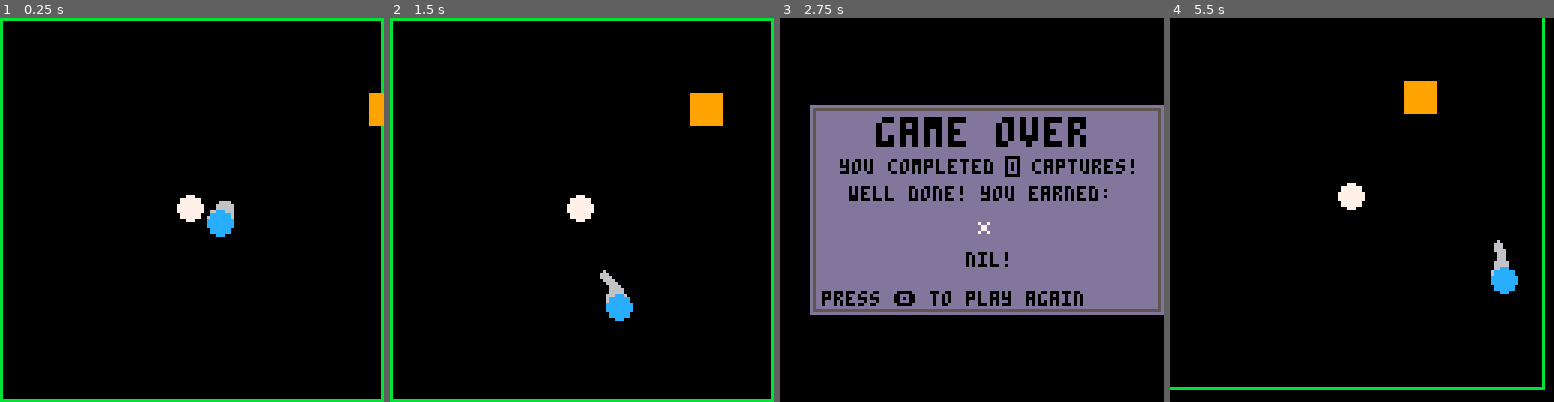
Above: before the commit, frames 1-4 (left to right).
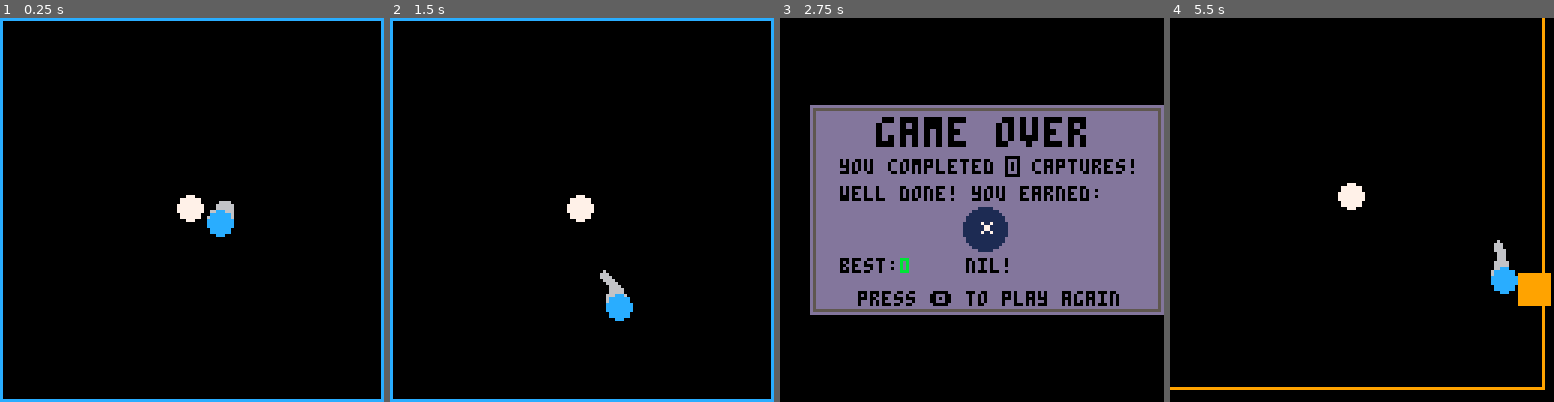
Above: after the commit, the same moments.

Repository: brettski/pico-8
Game: PICO-8 cartridge pivotpico.p8
Two runs of this game, one before a commit and one after it. Both use one fixed random seed, a clock stepped at 60 frames per second and the inputs below.
Inputs:
- Up to frame 1 (0.25 s): no input
- Up to frame 2 (1.5 s): tap X (X key) at 0.33, 1.07 s; tap O (Z key) at 0.7 s
- Up to frame 3 (2.75 s): tap O (Z key) at 1.7, 2.1, 2.5 s; tap X (X key) at 1.85 s
- Up to frame 4 (5.5 s): tap O (Z key) every 0.4 s from 2.9 to 5.3 s; tap X (X key) at 2.97, 4.08, 5.2 s

The runs differ from the first frame. In frame 1, 3.4% of the frame differs, in the area x 0-100%, y 0-100%; in frame 2, 3.8%; in frame 3, 4.3%, in the area x 10-89%, y 43-75%; in frame 4, 2.9%.

Commit message:
update gameplay: borader color follow enemy muliple enemy ready add high score for session re-order win icons adjust point dot field, again cap player speed at level 50 cleaner start

Diff:
--- a/pivotpico.p8
+++ b/pivotpico.p8
@@ -26,7 +26,10 @@
 		print(stat(2),28,121,2)
 		print(#enemy,54,121,3)
 	 print(p.rs,4,2,7)
-		pset(63,63,8)
+	 if #enemy > 0 then
+		 print(enemy[1].mov,60,121,7)
+		end
+		print("t:"..t,74,121,7)
 	 color()
 	end
 end
@@ -39,20 +42,23 @@
  p={} --player
  pdot={} --point dot
  enemy={}
+ enemyspd=0.5
  score=0
  scypos=58
  scxpos={60,57,53}
- boardercd=11 --color default
- borderc=11 --border color
+ boarderc=11 --border color
  shake=0
+ hscore=0
 end
 
 function start_game()
+ t=0
  score=0
  shake=0
  init_player()
  init_pdot()
  init_enemy()
+ boarderc=p.c
 
  _upd=function()
   if(btnp(❎)) p.switchdir()
@@ -70,8 +76,7 @@
    print("\^w\^t"..score,scxpos[spidx],scypos,6)
   end
   p:draw()
-  rect(0,0,127,127,borderc) --border
-  borderc=boardercd
+  rect(0,0,127,127,boarderc) --border
   pdot:draw()
   for en in all(enemy) do
   	en:draw()
@@ -102,18 +107,22 @@
 end
 
 function drw_go_dialog()
+	hscore=max(score,hscore)
  rectfill(5,31,122,100,13)
  rect(6,32,121,99,5)
  print("\^w\^t\^bgame over",27,35,0)
  ?"you completed \^i"..score.."\^-i captures!",15,49,0
- print("well done! you earned:",18,58,0)
+ print("well done! you earned:",15,58,0)
+ print("best:",15,82)
+ print(hscore,35,82,11)
  local i = score\10 + 1
  i = min(15,i)
+ circfill(63,72,7,1)
  local wi=winicon[i]
- spr(wi.i,59,68)
+ spr(wi.i,60,68)
  local x = (113\2+9) - (#wi.t*4\2)
- print(wi.t,x,80)
- print("press 🅾️ to play again",9,93)
+ print(wi.t,x,82,0)
+ print("press 🅾️ to play again",21,93)
 end
 
 function game_over()
@@ -124,13 +133,13 @@
 
 winicon={
  {i=0,t="nil!"},
+ {i=61,t="1 blueberry"},
+ {i=48,t="green grapes"},
+ {i=52,t="strawberry ?"},
+ {i=49,t="red grapes"},
  {i=56,t="carrots"},
- {i=48,t="green grapes"},
- {i=49,t="red grapes"},
- {i=61,t="1 blueberry"},
  {i=50,t="yummy apple"},
  {i=51,t="freaky kiwi"},
- {i=52,t="strawberry ?"},
  {i=53,t="watermelon slice"},
  {i=54,t="whole watermelon!"},
  {i=55,t="pretty sunflower"},
@@ -251,8 +260,8 @@
  }
 
 	function pdot:new()
-	 self.x=15+self.r+rnd(103-self.r)
-	 self.y=15+self.r+rnd(103-self.r)
+	 self.x=15+self.r+rnd(99-self.r)
+	 self.y=15+self.r+rnd(99-self.r)
 	end
 	--pdot:new()
 
@@ -269,7 +278,9 @@
 	 if pdot:plrhit() then
 	  score+=1
 	  pdot:new()
-	  if(score%10==0)p.rs+=0.5
+	  if score%10==0 and score<60 then
+	   p.rs+=0.5
+	  end
 	 end
 	end
 
@@ -285,14 +296,19 @@
 	--_x path
 	--_lr direction
 	--_t type
+	local et = enemy_types[_t]
 	local e={
-	 y=_y,
-	 x=trny(_lr=="l",128,-8),
-	 mov=trny(_lr=="l",-0.3,0.3),
-	 w=10,
-	 h=10,
-	 c=9
+		c=et.c,
+		w=et.w,
+		h=et.h,
+		draw=et.draw,
+		y=_y,
+		lr=_lr,
 	}
+
+	e.x=trny(_lr=="l",147,-20-e.w)
+	e.mov=trny(_lr=="l"
+	  ,-1*enemyspd,enemyspd)
 
 	function e:upd()
 	 self.x+=self.mov
@@ -301,31 +317,68 @@
 	 end
 	end
 
-	function e:draw()
-	 rectfill(self.x,
-	 	self.y,
-	 	self.x+self.w,
-	 	self.y+self.h,
-	 	self.c)
-	end
-
 	add(enemy,e)
 end
 
 function init_enemy()
  enemy={}
- add_enemy(25,"l",2)
- --add_enemy(88,"l",2)
+ --add_enemy(25,"l",1)
+ t=300
 end
 
 function spawn_enemy()
  if t%400==0 then
+  local _t=1
+  if (score>10) _t=2
+  if (score>20) _t=rnd({1,2})
   add_enemy(
   	12+rnd(101),
   	rnd({"l","r"}),
-  	2)
- end
-end
+  	_t)
+ end
+end
+
+function ecome(_e)
+ if _e.lr=="l"
+  and _e.x > 100 then
+   boarderc=_e.c
+ elseif _e.lr=="r"
+  and _e.x < 28 then
+   boarderc=_e.c
+ end
+
+end
+
+enemy_types = {
+ {
+ 	n="square",
+ 	c=9,
+ 	w=10,
+ 	h=10,
+ 	draw=function(self)
+ 	 ecome(self)
+		 rectfill(self.x,
+		 	self.y,
+		 	self.x+self.w,
+		 	self.y+self.h,
+		 	self.c)
+ 	end,
+ },
+ {
+ 	n="rect",
+ 	c=3,
+ 	w=16,
+ 	h=10,
+ 	draw=function(self)
+ 	 ecome(self)
+		 rectfill(self.x,
+		 	self.y,
+		 	self.x+self.w,
+		 	self.y+self.h,
+		 	self.c)
+ 	end,
+ }
+}
 -->8
 --utils
 
@@ -404,11 +457,11 @@
 00000000000000000000000000000000000000000000000000000000000000000000000000000000000000000000000000000000000000000000000000000000
 00000000000000000000000000000000000000000000000000000000000000000000000000000000000000000000000000000000000000000000000000000000
 00000000000000000000000000000000000000000000000000000000000000000000000000000000000000000000000000000000000000000000000000000000
-0000400000004000000040000333333008b8b800000000000aaaaaa009a9a9003bb0b030081111000119110000aaa00600cc00000d1d10000000000000000000
-03b343b002124210000400003bb1b1b328b8888000000000a888882a9d1d1d900b0003000188880000ccc0000afffa060cccc000d100d0000000000000000000
-033143300225422008e4ee003b1777132b888b803e8188e3a2eeee8aa1d1d1a09ba043a00f3f3f000f0f0f000f1f1f069c1cc00d1d1d1d000000000000000000
-13b13b1b5215215128eee6e03bb1b1b3222222b03a881ea3a888288a9d1d1d90999049a000fff00000fff000088888060cccddddd1d1d1000000000000000000
-111133132155225228ee67e04333333928b8b8803aeeeea3baaaaaa309a9a900999049900f4f5f00011d11003388833f0cccdddd1d1d1d000000000000000000
-113b11111521555528eeeee044499aa9b8b8b8b003aaaa30b3bb33b3333b3bb0449049900f545f0001171100f3b8b30400ccccc001d1d0000000000000000000
-313313b1252252152288888004499999b888888000333300b3bb33b3bb3b3bb044904990005540000f111f000333330000ccc000000000000000000000000000
+0000400000004000000040000333333008b8b800000000000aaaaaa009a9a9003bb0b030081111000119110000aaa00600cc0000000000000000000000000000
+03b343b002124210000400003bb1b1b328b8888000000000a888882a9d1d1d900b0003000188880000ccc0000afffa060cccc00000d1d1000000000000000000
+033143300225422008e4ee003b1777132b888b803e8188e3a2eeee8aa1d1d1a09ba043a00f3f3f000f0f0f000f1f1f069c1cc00d0d100d000000000000000000
+13b13b1b5215215128eee6e03bb1b1b3222222b03a881ea3a888288a9d1d1d90999049a000fff00000fff000088888060cccdddd01d1d1d00000000000000000
+111133132155225228ee67e04333333928b8b8803aeeeea3baaaaaa309a9a900999049900f4f5f00011d11003388833f0cccdddd0d1d1d100000000000000000
+113b11111521555528eeeee044499aa9b8b8b8b003aaaa30b3bb33b3333b3bb0449049900f545f0001171100f3b8b30400ccccc001d1d1d00000000000000000
+313313b1252252152288888004499999b888888000333300b3bb33b3bb3b3bb044904990005540000f111f000333330000ccc000001d1d000000000000000000
 0311133002555220022222000444444008b8b8000000000003bb33b0000b00000400090000505000001010000040040000909000000000000000000000000000
